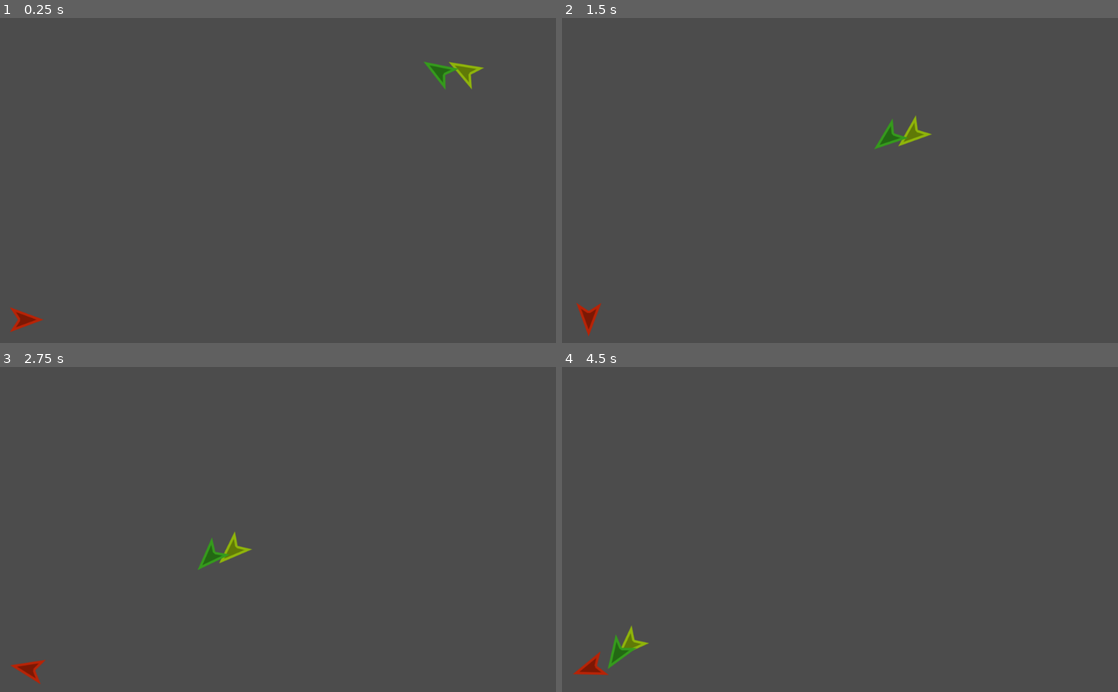
Above: before the commit, frames 1-4 (two rows, left to right).
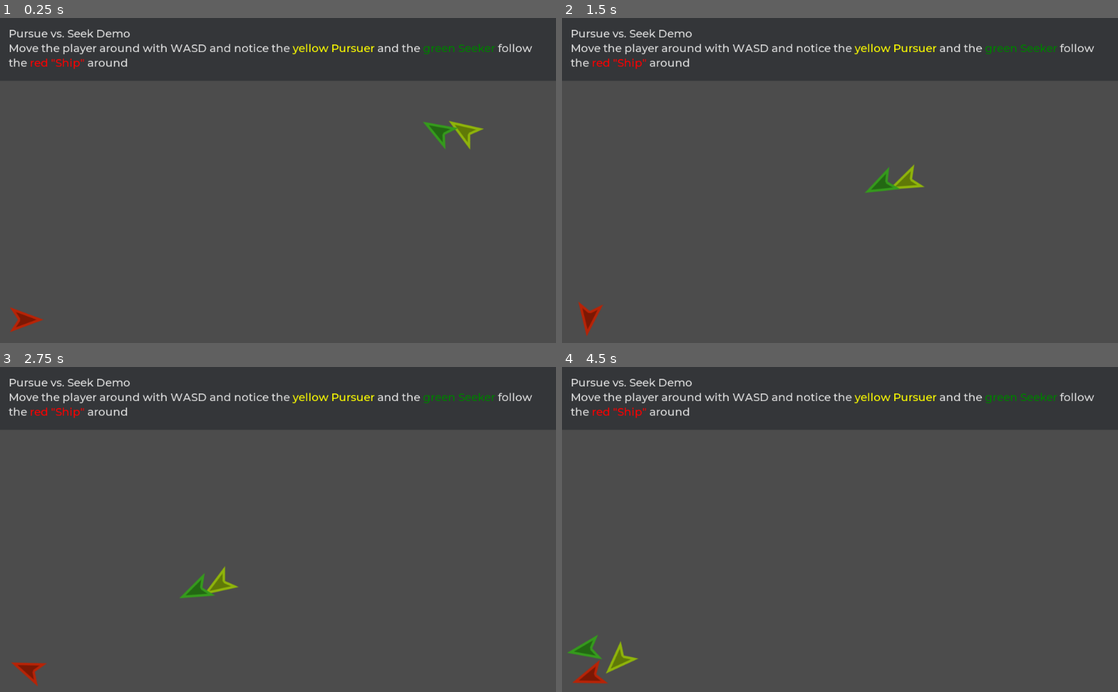
Above: after the commit, the same moments.

Repository: GDQuest/godot-steering-ai-framework
Game: Godot game, scene res://demos/PursueSeek/PursueVSSeekDemo.tscn
Same seed, same stepped clock (60 frames per second), same inputs: the game is played once before the commit and once after it. The project has no main scene, so this scene is started directly.
Inputs (mouse positions are in pixels of both pictures, inside the frame that each line leads up to):
- Up to frame 1 (0.25 s): no input
- Up to frame 2 (1.5 s): move the mouse to (962, 164) at 0.52 s; hold D (sf_right) 0.53-1.25 s; click (962, 164) at 0.67 s; drag from (728, 196) to (812, 245) at 1.27 s
- Up to frame 3 (2.75 s): move the mouse to (333, 458) at 2.02 s; hold D (sf_right) from 2.03 s (still down); click (333, 458) at 2.17 s
- Up to frame 4 (4.5 s): release D (sf_right) at 2.75 s; drag from (812, 594) to (673, 480) at 2.77 s; move the mouse to (1006, 578) at 3.52 s; hold A (sf_left) 3.53-4.25 s; click (1006, 578) at 3.67 s; drag from (673, 480) to (756, 448) at 4.27 s

The runs differ from the first frame. In frame 1, 2.2% of the frame differs, in the area x 1-96%, y 3-41%; in frame 2, 2.2%; in frame 3, 2.3%; in frame 4, 2.3%, in the area x 1-96%, y 3-98%.
Error before the commit: Parse Error: Variable "i" already defined in the scope (at line 18). (res://demos/PursueSeek/BoundaryManager.gd:22)

Commit message:
Improve and review the available demos
- simplify code when possible
- add a simple info panel
- adhere to the "new" gdscript guidelines

Diff:
--- a/project/demos/Arrive/ArriveDemo.gd
+++ b/project/demos/Arrive/ArriveDemo.gd
@@ -1,8 +1,5 @@
 extends Node2D
 
-
-onready var target := $Target
-onready var arriver := $Arriver
 
 export(float, 0, 2000, 40) var max_linear_speed := 800.0 setget set_max_linear_speed
 export(float, 0, 200, 1) var max_linear_acceleration := 80.0 setget set_max_linear_acceleration
@@ -14,9 +11,10 @@
 	arrival_tolerance = Color(0.5, 0.7, 0.9, 0.2)
 }
 
+onready var arriver := $Arriver
+
 
 func _ready() -> void:
-	target.position = arriver.global_position
 	arriver.setup(
 		max_linear_speed,
 		max_linear_acceleration,
@@ -28,13 +26,13 @@
 func _unhandled_input(event: InputEvent) -> void:
 	if event is InputEventMouseButton and event.button_index == BUTTON_LEFT and event.is_pressed():
 		arriver.target.position = Vector3(event.position.x, event.position.y, 0)
-		target.position = event.position
 		update()
 
 
 func _draw():
-	draw_circle(target.position, deceleration_radius, COLORS.deceleration_radius)
-	draw_circle(target.position, arrival_tolerance, COLORS.arrival_tolerance)
+	var target_position := Vector2(arriver.target.position.x, arriver.target.position.y)
+	draw_circle(target_position, deceleration_radius, COLORS.deceleration_radius)
+	draw_circle(target_position, arrival_tolerance, COLORS.arrival_tolerance)
 
 
 func set_arrival_tolerance(value: float) -> void:
--- a/project/demos/Arrive/ArriveDemo.tscn
+++ b/project/demos/Arrive/ArriveDemo.tscn
@@ -23,9 +23,6 @@
 modulate = Color( 0.952941, 0.172549, 0.0431373, 1 )
 texture = ExtResource( 4 )
 
-[node name="Target" type="Node2D" parent="."]
-position = Vector2( 0, 1 )
-
 [node name="GUI" type="PanelContainer" parent="."]
 anchor_right = 1.0
 margin_right = 1024.0
@@ -40,10 +37,15 @@
 margin_right = 1024.0
 margin_bottom = 87.0
 
-[node name="Label" type="Label" parent="GUI/MarginContainer"]
+[node name="RichTextLabel" type="RichTextLabel" parent="GUI/MarginContainer"]
 margin_left = 16.0
 margin_top = 16.0
 margin_right = 1008.0
 margin_bottom = 71.0
+rect_min_size = Vector2( 0, 55 )
+bbcode_enabled = true
+bbcode_text = "Arrive Demo
+Mouse click to make the [color=red]red \"Player\"[/color] move to the [color=yellow]yellow target[/color]"
 text = "Arrive Demo
 Mouse click to make the red \"Player\" move to the yellow target"
+scroll_active = false
--- a/project/demos/Face/Player.gd
+++ b/project/demos/Face/Player.gd
@@ -9,14 +9,10 @@
 func _physics_process(delta: float) -> void:
 	var movement := _get_movement()
 	move_and_slide(movement * speed)
-	_update_agent()
+	agent.position = Vector3(global_position.x, global_position.y, 0)
 
 
 func _get_movement() -> Vector2:
 	return Vector2(
 			Input.get_action_strength("sf_right") - Input.get_action_strength("sf_left"),
 			Input.get_action_strength("sf_down")  - Input.get_action_strength("sf_up"))
-
-
-func _update_agent() -> void:
-	agent.position = Vector3(global_position.x, global_position.y, 0)
--- a/project/demos/GroupBehaviors/GroupBehaviorsDemo.gd
+++ b/project/demos/GroupBehaviors/GroupBehaviorsDemo.gd
@@ -6,10 +6,22 @@
 export var max_linear_speed := 100.0 setget set_max_linear_speed
 export var max_linear_accel := 25.0 setget set_max_linear_accel
 export var proximity_radius := 140.0 setget set_proximity_radius
-export var show_proximity_radius := true setget set_show_proximity_radius
 export var separation_decay_coefficient := 2000.0 setget set_separation_decay_coef
 export var cohesion_strength := 0.3 setget set_cohesion_strength
 export var separation_strength := 1.5 setget set_separation_strength
+export var show_proximity_radius := true setget set_show_proximity_radius
+
+
+func _ready() -> void:
+	spawner.setup(
+		max_linear_speed,
+		max_linear_accel,
+		proximity_radius,
+		separation_decay_coefficient,
+		cohesion_strength,
+		separation_strength,
+		show_proximity_radius
+	)
 
 
 func set_max_linear_speed(value: float) -> void:
--- a/project/demos/GroupBehaviors/Member.gd
+++ b/project/demos/GroupBehaviors/Member.gd
@@ -1,10 +1,10 @@
 extends KinematicBody2D
 
 
-var agent := GSTSteeringAgent.new()
 var separation: GSTSeparation
 var cohesion: GSTCohesion
 var proximity: GSTRadiusProximity
+var agent := GSTSteeringAgent.new()
 var blend := GSTBlend.new(agent)
 var acceleration := GSTTargetAcceleration.new()
 var draw_proximity := false
@@ -41,18 +41,14 @@
 
 
 func _process(delta: float) -> void:
-	update_agent()
+	agent.position.x = global_position.x
+	agent.position.y = global_position.y
 	if blend:
 		acceleration = blend.calculate_steering(acceleration)
-		_velocity = (_velocity + Vector2(acceleration.linear.x, acceleration.linear.y)).clamped(agent.max_linear_speed)
+		_velocity += Vector2(acceleration.linear.x, acceleration.linear.y)
+		_velocity = _velocity.clamped(agent.max_linear_speed)
 		move_and_slide(_velocity)
 
 
 func set_neighbors(neighbor: Array) -> void:
 	proximity.agents = neighbor
-
-
-func update_agent() -> void:
-	var current_position := global_position
-	agent.position.x = current_position.x
-	agent.position.y = current_position.y
--- a/project/demos/GroupBehaviors/Spawner.gd
+++ b/project/demos/GroupBehaviors/Spawner.gd
@@ -4,7 +4,15 @@
 export var member: PackedScene
 
 
-func _ready() -> void:
+func setup(
+	max_linear_speed: float,
+	max_linear_accel: float,
+	proximity_radius: float,
+	separation_decay_coefficient: float,
+	cohesion_strength: float,
+	separation_strength: float,
+	show_proximity_radius: bool
+) -> void:
 	var followers := []
 	for i in range(19):
 		var follower := member.instance()
@@ -12,14 +20,14 @@
 		follower.position += Vector2(rand_range(-60, 60), rand_range(-60, 60))
 		followers.append(follower)
 		follower.setup(
-			owner.max_linear_speed,
-			owner.max_linear_accel,
-			owner.proximity_radius,
-			owner.separation_decay_coefficient,
-			owner.cohesion_strength,
-			owner.separation_strength
+			max_linear_speed,
+			max_linear_accel,
+			proximity_radius,
+			separation_decay_coefficient,
+			cohesion_strength,
+			separation_strength
 		)
-		if i == 0 and owner.show_proximity_radius:
+		if i == 0 and show_proximity_radius:
 			follower.draw_proximity = true
 			follower.update()
 	var agents := []
--- a/project/demos/PursueSeek/BoundaryManager.gd
+++ b/project/demos/PursueSeek/BoundaryManager.gd
@@ -2,10 +2,6 @@
 # Wraps the ships' positions around the world border, and controls their rendering clones.
 
 
-onready var ShipType := preload("res://demos/PursueSeek/Ship.gd")
-onready var ships := [$Player, $Pursuer, $Seeker]
-
-var _clones := {}
 var _world_bounds: Vector2
 
 
@@ -15,53 +11,7 @@
 			ProjectSettings["display/window/size/height"]
 	)
 
-	for i in range(ships.size()):
-		var ship: Node2D = ships[i]
-		var world_pos := ship.position
-
-		for i in range(3):
-			var ship_clone := ShipType.new()
-
-			ship_clone.position.x = world_pos.x if i == 1 else (world_pos.x - _world_bounds.x)
-			ship_clone.position.y = world_pos.y if i == 0 else (world_pos.y - _world_bounds.y)
-			ship_clone.rotation = ship.rotation
-			ship_clone.tag = i
-			ship_clone.name = ship.name + "Clone"
-
-			add_child(ship_clone)
-			ship_clone.generate_sprite(ship.get_node("Sprite"))
-			_clones[ship_clone] = ship
-
 
 func _physics_process(delta: float) -> void:
-	for clone in _clones.keys():
-		var original: Node2D = _clones[clone]
-		var world_pos: Vector2 = original.position
-
-		if world_pos.y < 0:
-			original.position.y = _world_bounds.y + world_pos.y
-		elif world_pos.y > _world_bounds.y:
-			original.position.y = (world_pos.y - _world_bounds.y)
-
-		if world_pos.x < 0:
-			original.position.x = _world_bounds.x + world_pos.x
-		elif world_pos.x > _world_bounds.x:
-			original.position.x = (world_pos.x - _world_bounds.x)
-
-		var tag: int = clone.tag
-		if tag != 2:
-			if world_pos.x < _world_bounds.x/2:
-				clone.position.x = world_pos.x + _world_bounds.x
-			else:
-				clone.position.x = world_pos.x - _world_bounds.x
-		else:
-			clone.position.x = world_pos.x
-
-		if tag != 0:
-			if world_pos.y < _world_bounds.y/2:
-				clone.position.y = world_pos.y + _world_bounds.y
-			else:
-				clone.position.y = world_pos.y - _world_bounds.y
-		else:
-			clone.position.y = world_pos.y
-		clone.rotation = original.rotation
+	for ship in get_children():
+		ship.position = ship.position.posmodv(_world_bounds)
--- a/project/demos/PursueSeek/Player.gd
+++ b/project/demos/PursueSeek/Player.gd
@@ -1,4 +1,4 @@
-extends "res://demos/PursueSeek/Ship.gd"
+extends KinematicBody2D
 # Controls the player ship's movements based on player input.
 
 
@@ -25,7 +25,7 @@
 		angular_drag,
 		delta
 	)
-	rotation += (_angular_velocity * delta)
+	rotation += _angular_velocity * delta
 
 	_linear_velocity = _calculate_linear_velocity(
 		movement.y,
@@ -38,18 +38,17 @@
 	)
 
 	_linear_velocity = move_and_slide(_linear_velocity)
-
-	_update_agent(_linear_velocity, rotation)
+	_update_agent()
 
 
 func _calculate_angular_velocity(
-		horizontal_movement: float,
-		current_velocity: float,
-		thruster_strength: float,
-		max_velocity: float,
-		ship_drag: float,
-		delta: float) -> float:
-
+	horizontal_movement: float,
+	current_velocity: float,
+	thruster_strength: float,
+	max_velocity: float,
+	ship_drag: float,
+	delta: float
+) -> float:
 	var velocity := clamp(
 		current_velocity + thruster_strength * horizontal_movement * delta,
 		-max_velocity,
@@ -62,14 +61,14 @@
 
 
 func _calculate_linear_velocity(
-		vertical_movement: float,
-		current_velocity: Vector2,
-		facing_direction: Vector2,
-		ship_drag_coefficient: float,
-		strength: float,
-		max_speed: float,
-		delta: float) -> Vector2:
-
+	vertical_movement: float,
+	current_velocity: Vector2,
+	facing_direction: Vector2,
+	ship_drag_coefficient: float,
+	strength: float,
+	max_speed: float,
+	delta: float
+) -> Vector2:
 	var actual_strength := 0.0
 	if vertical_movement > 0:
 		actual_strength = strength
@@ -87,10 +86,10 @@
 					Input.get_action_strength("sf_up") - Input.get_action_strength("sf_down"))
 
 
-func _update_agent(velocity: Vector2, orientation: float) -> void:
+func _update_agent() -> void:
 	agent.position.x = global_position.x
 	agent.position.y = global_position.y
-	agent.linear_velocity.x = velocity.x
-	agent.linear_velocity.y = velocity.y
+	agent.linear_velocity.x = _linear_velocity.x
+	agent.linear_velocity.y = _linear_velocity.y
 	agent.angular_velocity = _angular_velocity
-	agent.orientation = orientation
+	agent.orientation = rotation
--- a/project/demos/PursueSeek/PursueVSSeekDemo.gd
+++ b/project/demos/PursueSeek/PursueVSSeekDemo.gd
@@ -1,12 +1,17 @@
 extends Node2D
 
+
+export(float, 0, 2000, 40) var max_linear_speed := 200.0 setget set_max_linear_speed
+export(float, 0, 200, 1) var max_linear_accel := 10.0 setget set_max_linear_accel
+export(float, 0, 5, 0.1) var predict_time := 2.0 setget set_predict_time
 
 onready var pursuer := $BoundaryManager/Pursuer
 onready var seeker := $BoundaryManager/Seeker
 
-export(float, 0, 2000, 40) var max_linear_speed := 200.0 setget set_max_linear_speed
-export(float, 0, 200, 1) var max_linear_accel := 10.0 setget set_max_linear_accel
-export(float, 0, 5, 0.1) var predict_time := 2.0 setget set_predict_time
+
+func _ready() -> void:
+	pursuer.setup(predict_time, max_linear_speed, max_linear_accel)
+	seeker.setup(predict_time, max_linear_speed, max_linear_accel)
 
 
 func set_max_linear_speed(value: float) -> void:
--- a/project/demos/PursueSeek/PursueVSSeekDemo.tscn
+++ b/project/demos/PursueSeek/PursueVSSeekDemo.tscn
@@ -1,9 +1,10 @@
-[gd_scene load_steps=6 format=2]
+[gd_scene load_steps=7 format=2]
 
 [ext_resource path="res://demos/PursueSeek/Pursuer.gd" type="Script" id=1]
 [ext_resource path="res://demos/PursueSeek/Player.gd" type="Script" id=2]
 [ext_resource path="res://demos/PursueSeek/BoundaryManager.gd" type="Script" id=3]
 [ext_resource path="res://demos/PursueSeek/PursueVSSeekDemo.gd" type="Script" id=4]
+[ext_resource path="res://assets/theme/gdquest.theme" type="Theme" id=5]
 [ext_resource path="res://assets/sprites/triangle.png" type="Texture" id=6]
 
 [node name="PursueVSSeekDemo" type="Node2D"]
@@ -22,6 +23,9 @@
 rotation = 1.5708
 collision_mask = 2
 script = ExtResource( 2 )
+thruster_strength = 600.0
+side_thruster_strength = 20.0
+max_velocity = 900.0
 
 [node name="CollisionPolygon2D" type="CollisionPolygon2D" parent="BoundaryManager/Player"]
 polygon = PoolVector2Array( 0, -32, -24, 32, 24, 32 )
@@ -31,7 +35,7 @@
 texture = ExtResource( 6 )
 
 [node name="Pursuer" type="KinematicBody2D" parent="BoundaryManager"]
-position = Vector2( 868.495, 87.9043 )
+position = Vector2( 868.495, 200 )
 collision_layer = 2
 script = ExtResource( 1 )
 
@@ -43,7 +47,7 @@
 texture = ExtResource( 6 )
 
 [node name="Seeker" type="KinematicBody2D" parent="BoundaryManager"]
-position = Vector2( 821.24, 87.9043 )
+position = Vector2( 821.24, 200 )
 collision_layer = 2
 script = ExtResource( 1 )
 use_seek = true
@@ -54,3 +58,30 @@
 [node name="Sprite" type="Sprite" parent="BoundaryManager/Seeker"]
 modulate = Color( 0.278431, 0.815686, 0.14902, 1 )
 texture = ExtResource( 6 )
+
+[node name="GUI" type="PanelContainer" parent="."]
+margin_right = 1024.0
+margin_bottom = 14.0
+theme = ExtResource( 5 )
+__meta__ = {
+"_edit_use_anchors_": false
+}
+
+[node name="MarginContainer" type="MarginContainer" parent="GUI"]
+margin_right = 1024.0
+margin_bottom = 116.0
+
+[node name="RichTextLabel" type="RichTextLabel" parent="GUI/MarginContainer"]
+margin_left = 16.0
+margin_top = 16.0
+margin_right = 1008.0
+margin_bottom = 100.0
+rect_min_size = Vector2( 0, 84 )
+bbcode_enabled = true
+bbcode_text = "Pursue vs. Seek Demo
+Move the player around with WASD and notice the [color=yellow]yellow Pursuer[/color] and the [color=green]green Seeker[/color] follow
+the [color=red]red \"Ship\"[/color] around"
+text = "Pursue vs. Seek Demo
+Move the player around with WASD and notice the yellow Pursuer and the green Seeker follow
+the red \"Ship\" around"
+scroll_active = false
--- a/project/demos/PursueSeek/Pursuer.gd
+++ b/project/demos/PursueSeek/Pursuer.gd
@@ -1,4 +1,4 @@
-extends "res://demos/PursueSeek/Ship.gd"
+extends KinematicBody2D
 # Represents a ship that chases after the player.
 
 
@@ -18,24 +18,7 @@
 
 
 func _ready() -> void:
-	_setup()
-
-
-func _setup() -> void:
-	if use_seek:
-		_behavior = GSTSeek.new(agent, player_agent)
-	else:
-		_behavior = GSTPursue.new(agent, player_agent, owner.predict_time)
-
-	_orient_behavior = GSTLookWhereYouGo.new(agent)
-	_orient_behavior.alignment_tolerance = 0.001
-	_orient_behavior.deceleration_radius = PI/2
-
-	agent.max_angular_acceleration = 2
-	agent.max_angular_speed = 5
-	agent.max_linear_acceleration = owner.max_linear_accel
-	agent.max_linear_speed = owner.max_linear_speed
-	_update_agent()
+	set_physics_process(false)
 
 
 func _physics_process(delta: float) -> void:
@@ -47,7 +30,7 @@
 	elif _angular_velocity > 0:
 		_angular_velocity -= _angular_drag * delta
 
-	rotation = rotation + _angular_velocity * delta
+	rotation += _angular_velocity * delta
 
 	accel = _behavior.calculate_steering(accel)
 	_linear_velocity += Vector2(accel.linear.x, accel.linear.y)
@@ -58,6 +41,25 @@
 	_update_agent()
 
 
+func setup(predict_time: float, max_linear_speed: float, max_linear_accel: float) -> void:
+	if use_seek:
+		_behavior = GSTSeek.new(agent, player_agent)
+	else:
+		_behavior = GSTPursue.new(agent, player_agent, predict_time)
+
+	_orient_behavior = GSTLookWhereYouGo.new(agent)
+	_orient_behavior.alignment_tolerance = 0.001
+	_orient_behavior.deceleration_radius = PI/2
+
+	agent.max_angular_acceleration = 2
+	agent.max_angular_speed = 5
+	agent.max_linear_acceleration = max_linear_accel
+	agent.max_linear_speed = max_linear_speed
+
+	_update_agent()
+	set_physics_process(true)
+
+
 func _update_agent() -> void:
 	agent.position.x = global_position.x
 	agent.position.y = global_position.y
--- a/project/demos/PursueSeek/Ship.gd
+++ /dev/null
@@ -1,13 +0,0 @@
-extends KinematicBody2D
-# Represents a basic ship
-
-
-var tag: int = 0
-
-
-func generate_sprite(sprite: Sprite) -> void:
-	var new_sprite = Sprite.new()
-	new_sprite.texture = sprite.texture
-	new_sprite.modulate = sprite.modulate
-	new_sprite.name = "Sprite"
-	add_child(new_sprite)
--- a/project/demos/SeekFlee/Boundary.gd
+++ b/project/demos/SeekFlee/Boundary.gd
@@ -6,7 +6,7 @@
 
 
 func _ready() -> void:
-	var extents := ($CollisionShape2D.shape as RectangleShape2D).extents
+	var extents: Vector2 = $CollisionShape2D.shape.extents
 	rect = Rect2(-extents, extents*2)
 
 
--- a/project/demos/SeekFlee/Player.gd
+++ b/project/demos/SeekFlee/Player.gd
@@ -2,14 +2,8 @@
 # Class to control the player in basic left/right up/down movement.
 
 
-onready var agent := GSTAgentLocation.new()
-
-export var speed := 200.0
-
-
-func _get_movement() -> Vector2:
-	return Vector2(	Input.get_action_strength("sf_right") - Input.get_action_strength("sf_left"),
-					Input.get_action_strength("sf_down")  - Input.get_action_strength("sf_up"))
+var speed: float
+var agent := GSTAgentLocation.new()
 
 
 func _physics_process(delta: float) -> void:
@@ -19,3 +13,8 @@
 
 	move_and_slide(movement * speed)
 	agent.position = Vector3(global_position.x, global_position.y, 0)
+
+
+func _get_movement() -> Vector2:
+	return Vector2(	Input.get_action_strength("sf_right") - Input.get_action_strength("sf_left"),
+					Input.get_action_strength("sf_down")  - Input.get_action_strength("sf_up"))
--- a/project/demos/SeekFlee/SeekFleeDemo.gd
+++ b/project/demos/SeekFlee/SeekFleeDemo.gd
@@ -7,6 +7,7 @@
 export(Mode) var behavior_mode := Mode.SEEK setget set_behavior_mode
 export(float, 0, 2000, 40) var max_linear_speed := 200.0 setget set_max_linear_speed
 export(float, 0, 500, 0.5) var max_linear_accel := 10.0 setget set_max_linear_accel
+export(float) var player_speed := 600.0 setget set_player_speed
 
 var camera_boundaries: Rect2
 
@@ -25,6 +26,8 @@
 
 	var rng := RandomNumberGenerator.new()
 	rng.randomize()
+
+	player.speed = player_speed
 
 	for i in range(spawner.entity_count):
 		var new_pos := Vector2(
@@ -69,3 +72,11 @@
 	max_linear_accel = value
 	for child in spawner.get_children():
 		child.agent.max_linear_acceleration = value
+
+
+func set_player_speed(value: float) -> void:
+	if not is_inside_tree():
+		return
+
+	player_speed = value
+	player.speed = player_speed
--- a/project/demos/SeekFlee/SeekFleeDemo.tscn
+++ b/project/demos/SeekFlee/SeekFleeDemo.tscn
@@ -1,9 +1,10 @@
-[gd_scene load_steps=10 format=2]
+[gd_scene load_steps=11 format=2]
 
 [ext_resource path="res://demos/SeekFlee/Boundary.gd" type="Script" id=1]
 [ext_resource path="res://demos/SeekFlee/Player.gd" type="Script" id=2]
 [ext_resource path="res://demos/SeekFlee/SeekFleeDemo.gd" type="Script" id=3]
 [ext_resource path="res://demos/SeekFlee/Spawner.gd" type="Script" id=4]
+[ext_resource path="res://assets/theme/gdquest.theme" type="Theme" id=5]
 [ext_resource path="res://demos/SeekFlee/Seeker.tscn" type="PackedScene" id=6]
 [ext_resource path="res://assets/sprites/large_circle.png" type="Texture" id=7]
 
@@ -75,3 +76,31 @@
 [node name="Spawner" type="Node2D" parent="."]
 script = ExtResource( 4 )
 Entity = ExtResource( 6 )
+
+[node name="CanvasLayer" type="CanvasLayer" parent="."]
+
+[node name="GUI" type="PanelContainer" parent="CanvasLayer"]
+margin_right = 1024.0
+margin_bottom = 116.0
+theme = ExtResource( 5 )
+__meta__ = {
+"_edit_use_anchors_": false
+}
+
+[node name="MarginContainer" type="MarginContainer" parent="CanvasLayer/GUI"]
+margin_right = 1024.0
+margin_bottom = 116.0
+
+[node name="RichTextLabel" type="RichTextLabel" parent="CanvasLayer/GUI/MarginContainer"]
+margin_left = 16.0
+margin_top = 16.0
+margin_right = 1008.0
+margin_bottom = 100.0
+rect_min_size = Vector2( 0, 84 )
+bbcode_enabled = true
+bbcode_text = "Seek & Flee Demo
+Move the [color=red]red \"Player\"[/color] around with WASD and notice the [color=blue]blue \"Enemies\"[/color] and the  seek/flee
+the \"Player\""
+text = "Seek & Flee Demo
+Move the red \"Player\" around with WASD and notice the blue \"Enemies\" and the  seek/flee
+the \"Player\""
--- a/project/src/GSTPath.gd
+++ b/project/src/GSTPath.gd
@@ -15,8 +15,8 @@
 var _nearest_point_on_path: Vector3
 
 
-func _init(waypoints: Array, is_open := false) -> void:
-	self.is_open = is_open
+func _init(waypoints: Array, open := false) -> void:
+	self.open = open
 	create_path(waypoints)
 	_nearest_point_on_segment = waypoints[0]
 	_nearest_point_on_path = waypoints[0]
